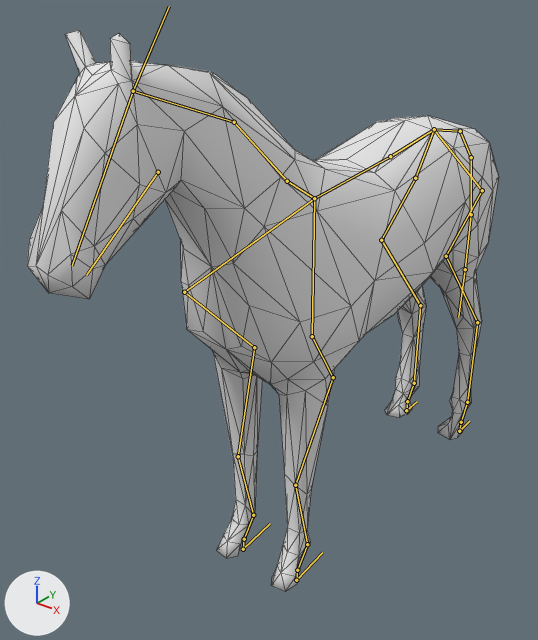
What one commit did to the Blender file Assets/Models/horse_rigged.blend.
Before and after are seen from a 50 mm camera at (6.92, -11.46, 5.55) aimed at (-0.94, -1.63, -0.54). The axes (+X, +Y, +Z) are drawn at lower left. The lights are the same throughout. The bones that bend it are drawn over the model as lines. Mesh edges are drawn as thin lines.
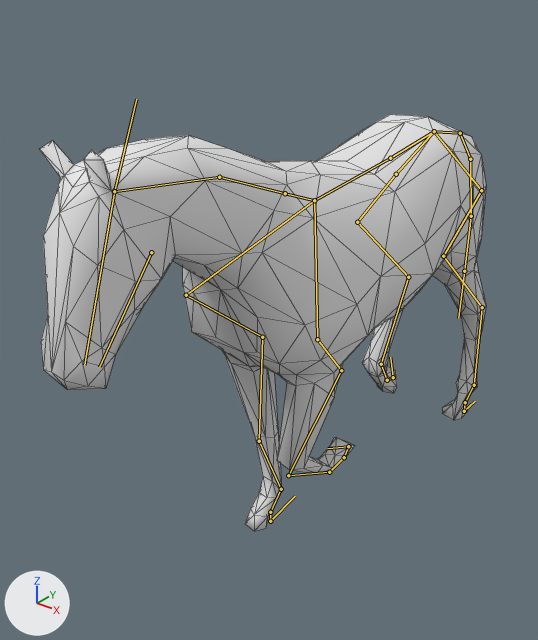
The newer file adds an action. The first version stands in its rest pose; the second is drawn at frame 24 of the action 'FastTrot'.

Pixel boxes [x1, y1, x2, y2] of what changed, in the pictures (538 x 640 px):
'Cube', posed (26% shorter): before [27, 30, 499, 592]; after [39, 114, 486, 531]
bone 'HalswirbelUnten', root to tip: before (314, 198) to (287, 181); after (314, 200) to (285, 193)
bone 'HalswirbelMitte', root to tip: before (287, 181) to (234, 122); after (285, 193) to (219, 177)
bone 'HalswirbelOben', root to tip: before (234, 122) to (133, 91); after (219, 177) to (114, 191)
bone 'Bone.008', root to tip: before (434, 129) to (482, 190); after (434, 131) to (481, 190)
bone 'Hüfte.L', root to tip: before (482, 190) to (446, 256); after (481, 190) to (443, 256)
bone 'Oberschenkel.L', root to tip: before (446, 256) to (477, 322); after (443, 256) to (482, 307)
bone 'Unterschenkel.L', root to tip: before (477, 322) to (467, 402); after (482, 307) to (474, 385)
bone 'FesselHinten.L', root to tip: before (467, 402) to (461, 422); after (474, 385) to (465, 402)
bone 'HufHinten.L', root to tip: before (461, 422) to (459, 431); after (465, 402) to (464, 411)
bone 'Bone.009', root to tip: before (434, 129) to (415, 178); after (434, 131) to (396, 174)
bone 'Hüfte.R', root to tip: before (415, 178) to (381, 240); after (396, 174) to (357, 222)
bone 'Oberschenkel.R', root to tip: before (381, 240) to (420, 305); after (357, 222) to (408, 277)
bone 'Unterschenkel.R', root to tip: before (420, 305) to (414, 383); after (408, 277) to (381, 364)
bone 'FesselHinten.R', root to tip: before (414, 383) to (407, 401); after (381, 364) to (387, 380)
bone 'HufHinten.R', root to tip: before (407, 401) to (406, 410); after (387, 380) to (393, 377)
bone 'Schulter.L', root to tip: before (314, 198) to (312, 336); after (314, 200) to (317, 339)
bone 'Oberarm.L', root to tip: before (312, 336) to (333, 377); after (317, 339) to (341, 370)
bone 'Elle.L', root to tip: before (333, 377) to (295, 485); after (341, 370) to (288, 475)
bone 'Röhrbein.L', root to tip: before (295, 485) to (307, 544); after (288, 475) to (329, 472)
bone 'FesselVorne.L', root to tip: before (307, 544) to (297, 570); after (329, 472) to (344, 457)
bone 'HufVorne.L', root to tip: before (297, 570) to (296, 580); after (344, 457) to (348, 446)
bone 'Schulter.R', root to tip: before (314, 198) to (184, 292); after (314, 200) to (186, 295)
bone 'Oberarm.R', root to tip: before (184, 292) to (254, 347); after (186, 295) to (262, 337)
bone 'Elle.R', root to tip: before (254, 347) to (238, 456); after (262, 337) to (259, 441)
bone 'Röhrbein.R', root to tip: before (238, 456) to (253, 515); after (259, 441) to (281, 489)
bone 'FesselVorne.R', root to tip: before (253, 515) to (244, 539); after (281, 489) to (270, 512)
bone 'HufVorne.R', root to tip: before (244, 539) to (243, 549); after (270, 512) to (270, 521)

What the commit changed:
Bone 'HalswirbelUnten' (bone_halswirbelunten) turns from (0, 0, 0) to (11, 0, -1) degrees about its own x, y and z.
Bone 'HalswirbelMitte' (bone_halswirbelmitte) turns from (0, 0, 0) to (10, 0, 0) degrees about its own x, y and z.
Bone 'HalswirbelOben' (bone_halswirbeloben) turns from (0, 0, 0) to (-8, 0, 0) degrees about its own x, y and z.
Bone 'Bone.008' (bone_bone_008) turns from (0, 0, 0) to (-1, 1, 1) degrees about its own x, y and z.
Bone 'Hüfte.L' (bone_hüfte_l) turns from (0, 0, 0) to (-1, 1, -1) degrees about its own x, y and z.
Bone 'Oberschenkel.L' (bone_oberschenkel_l) turns from (0, 0, 0) to (7, 0, 0) degrees about its own x, y and z.
Bone 'Unterschenkel.L' (bone_unterschenkel_l) turns from (0, 0, 0) to (-4, 0, -1) degrees about its own x, y and z.
Bone 'FesselHinten.L' (bone_fesselhinten_l) turns from (0, 0, 0) to (-24, 1, -1) degrees about its own x, y and z.
Bone 'HufHinten.L' (bone_hufhinten_l) turns from (0, 0, 0) to (24, 0, 0) degrees about its own x, y and z.
Bone 'Bone.009' (bone_bone_009) turns from (0, 0, 0) to (13, 7, 8) degrees about its own x, y and z.
Bone 'Hüfte.R' (bone_hüfte_r) turns from (0, 0, 0) to (-2, 8, 8) degrees about its own x, y and z.
Bone 'Oberschenkel.R' (bone_oberschenkel_r) turns from (0, 0, 0) to (22, 0, -7) degrees about its own x, y and z.
Bone 'Unterschenkel.R' (bone_unterschenkel_r) turns from (0, 0, 0) to (-47, -3, -3) degrees about its own x, y and z.
Bone 'FesselHinten.R' (bone_fesselhinten_r) turns from (0, 0, 0) to (90, 7, 1) degrees about its own x, y and z.
Bone 'HufHinten.R' (bone_hufhinten_r) turns from (0, 0, 0) to (31, 3, -2) degrees about its own x, y and z.
Bone 'Schulter.L' (bone_schulter_l) turns from (0, 0, 0) to (0, 9, 2) degrees about its own x, y and z.
Bone 'Oberarm.L' (bone_oberarm_l) turns from (0, 0, 0) to (1, 3, 8) degrees about its own x, y and z.
Bone 'Elle.L' (bone_elle_l) turns from (0, 0, 0) to (-14, 1, 3) degrees about its own x, y and z.
Bone 'Röhrbein.L' (bone_röhrbein_l) turns from (0, 0, 0) to (54, -3, 0) degrees about its own x, y and z.
Bone 'FesselVorne.L' (bone_fesselvorne_l) turns from (0, 0, 0) to (87, 1, -6) degrees about its own x, y and z.
Bone 'HufVorne.L' (bone_hufvorne_l) turns from (0, 0, 0) to (13, 1, -1) degrees about its own x, y and z.
Bone 'Schulter.R' (bone_schulter_r) turns from (0, 0, 0) to (-1, -2, -1) degrees about its own x, y and z.
Bone 'Oberarm.R' (bone_oberarm_r) turns from (0, 0, 0) to (6, 1, -1) degrees about its own x, y and z.
Bone 'Elle.R' (bone_elle_r) turns from (0, 0, 0) to (3, 0, 0) degrees about its own x, y and z.
Bone 'Röhrbein.R' (bone_röhrbein_r) turns from (0, 0, 0) to (-2, 0, 0) degrees about its own x, y and z.
Bone 'FesselVorne.R' (bone_fesselvorne_r) turns from (0, 0, 0) to (-18, -1, 0) degrees about its own x, y and z.
Bone 'HufVorne.R' (bone_hufvorne_r) turns from (0, 0, 0) to (14, 1, 0) degrees about its own x, y and z.
